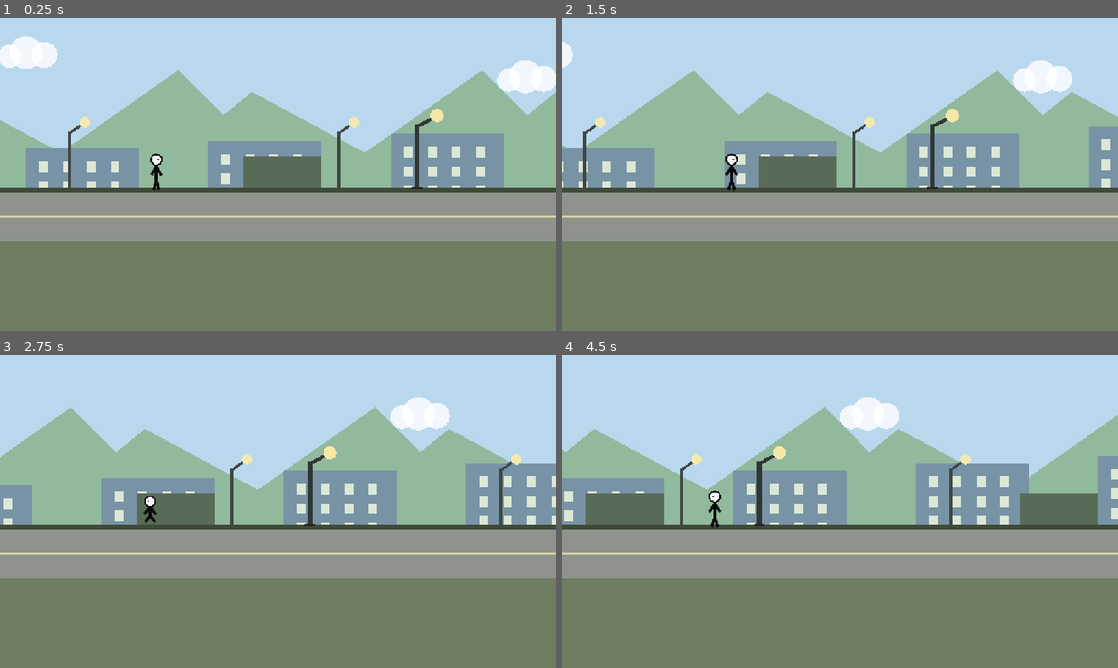
Above: before the commit, frames 1-4 (two rows, left to right).
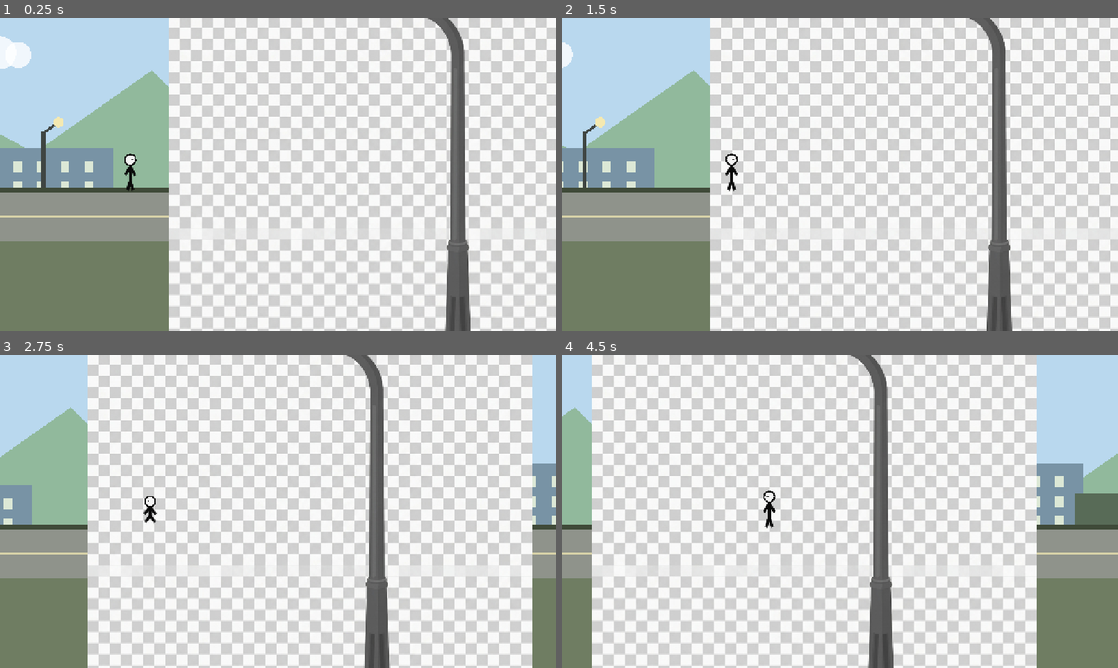
Above: after the commit, the same moments.

Repository: zamuuk13-sketch/TRY-HACKING-ME-NEW-
Game: Godot game, scene res://scenes/main.tscn
Two runs of this game, one before a commit and one after it. Both use one fixed random seed, a clock stepped at 60 frames per second and the inputs below.
Inputs:
- Up to frame 1 (0.25 s): no input
- Up to frame 2 (1.5 s): tap Enter at 0.5 s; hold C (crouch) 0.53-1.28 s; hold D (move_right) from 0.53 s (still down); tap Space (jump) at 0.77 s; tap Shift at 1.35 s
- Up to frame 3 (2.75 s): tap Space (jump) at 1.52 s; release D (move_right) at 2.03 s; hold A (move_left) from 2.03 s (still down); hold C (crouch) from 2.03 s (still down)
- Up to frame 4 (4.5 s): release A (move_left) at 2.78 s; release C (crouch) at 2.78 s; hold D (move_right) 2.78-4.28 s; tap Shift at 2.85, 4.35 s; tap Space (jump) at 3.02, 3.77 s; hold C (crouch) 3.53-4.28 s; hold A (move_left) from 4.28 s (still down)

The runs differ from the first frame. In frame 1, 73% of the frame differs, in the area x 0-100%, y 0-100%; in frame 2, 73%; in frame 3, 79%; in frame 4, 84%.

Commit message:
Usar PNG de papel e poste no Level 01 e reduzir o tamanho da fase

Diff:
--- a/scenes/main.tscn
+++ b/scenes/main.tscn
@@ -1,17 +1,19 @@
-[gd_scene load_steps=7 format=3]
+[gd_scene load_steps=9 format=3]
 
 [ext_resource path="res://scripts/main.gd" type="Script" id="1_main"]
 [ext_resource path="res://scenes/player.tscn" type="PackedScene" id="2_player"]
 [ext_resource path="res://scripts/world.gd" type="Script" id="3_world"]
+[ext_resource path="res://imageens/papel.png" type="Texture2D" id="4_paper"]
+[ext_resource path="res://imageens/poste (2).png" type="Texture2D" id="5_pole"]
 
 [sub_resource type="RectangleShape2D" id="Rectangle_floor"]
-size = Vector2(10000, 80)
+size = Vector2(1800, 80)
 
 [sub_resource type="RectangleShape2D" id="Rectangle_pole"]
 size = Vector2(34, 118)
 
 [sub_resource type="RectangleShape2D" id="Rectangle_exit"]
-size = Vector2(20, 160)
+size = Vector2(40, 160)
 
 [node name="Game" type="Node2D"]
 script = ExtResource("1_main")
@@ -19,8 +21,15 @@
 [node name="World" type="Node2D" parent="."]
 script = ExtResource("3_world")
 
+[node name="PaperBackground" type="Sprite2D" parent="World"]
+texture = ExtResource("4_paper")
+position = Vector2(800, 360)
+z_index = -100
+metadata/runtime_path = "World.Level01.Environment.PaperBackground"
+metadata/description = "Imagem PNG usada como fundo de papel da fase."
+
 [node name="Ground" type="StaticBody2D" parent="World"]
-position = Vector2(0, 430)
+position = Vector2(800, 430)
 
 [node name="CollisionShape2D" type="CollisionShape2D" parent="World/Ground"]
 shape = SubResource("Rectangle_floor")
@@ -32,16 +41,19 @@
 [node name="StreetPole_07" type="StaticBody2D" parent="World/Level01/Environment"]
 position = Vector2(900, 330)
 metadata/runtime_path = "World.Level01.Environment.StreetPole_07"
-metadata/description = "Poste de rua que bloqueia fisicamente o caminho no Level 01. Deve ser manipulado pelo runtime Python para permitir a passagem."
+metadata/description = "Poste PNG que bloqueia fisicamente o caminho no Level 01. Deve ser manipulado pelo runtime Python para permitir a passagem."
+
+[node name="Sprite2D" type="Sprite2D" parent="World/Level01/Environment/StreetPole_07"]
+texture = ExtResource("5_pole")
 
 [node name="CollisionShape2D" type="CollisionShape2D" parent="World/Level01/Environment/StreetPole_07"]
 shape = SubResource("Rectangle_pole")
 
 [node name="Level01Exit" type="Area2D" parent="World/Level01"]
-position = Vector2(965, 350)
+position = Vector2(1500, 350)
 monitoring = true
 metadata/runtime_path = "World.Level01.Level01Exit"
-metadata/description = "Zona de conclusão do Level 01. Só ativa a transição depois que o StreetPole_07 deixar de bloquear o caminho."
+metadata/description = "Zona lógica além do lado direito da fase. O Level 01 termina quando o Player sai por este lado depois de liberar o poste."
 
 [node name="CollisionShape2D" type="CollisionShape2D" parent="World/Level01/Level01Exit"]
 shape = SubResource("Rectangle_exit")
@@ -53,9 +65,9 @@
 position = Vector2(280, -10)
 position_smoothing_enabled = true
 position_smoothing_speed = 7.0
-limit_left = -640
+limit_left = 0
 limit_top = 0
-limit_right = 5000
+limit_right = 1600
 limit_bottom = 720
 
 [node name="UI" type="CanvasLayer" parent="."]
